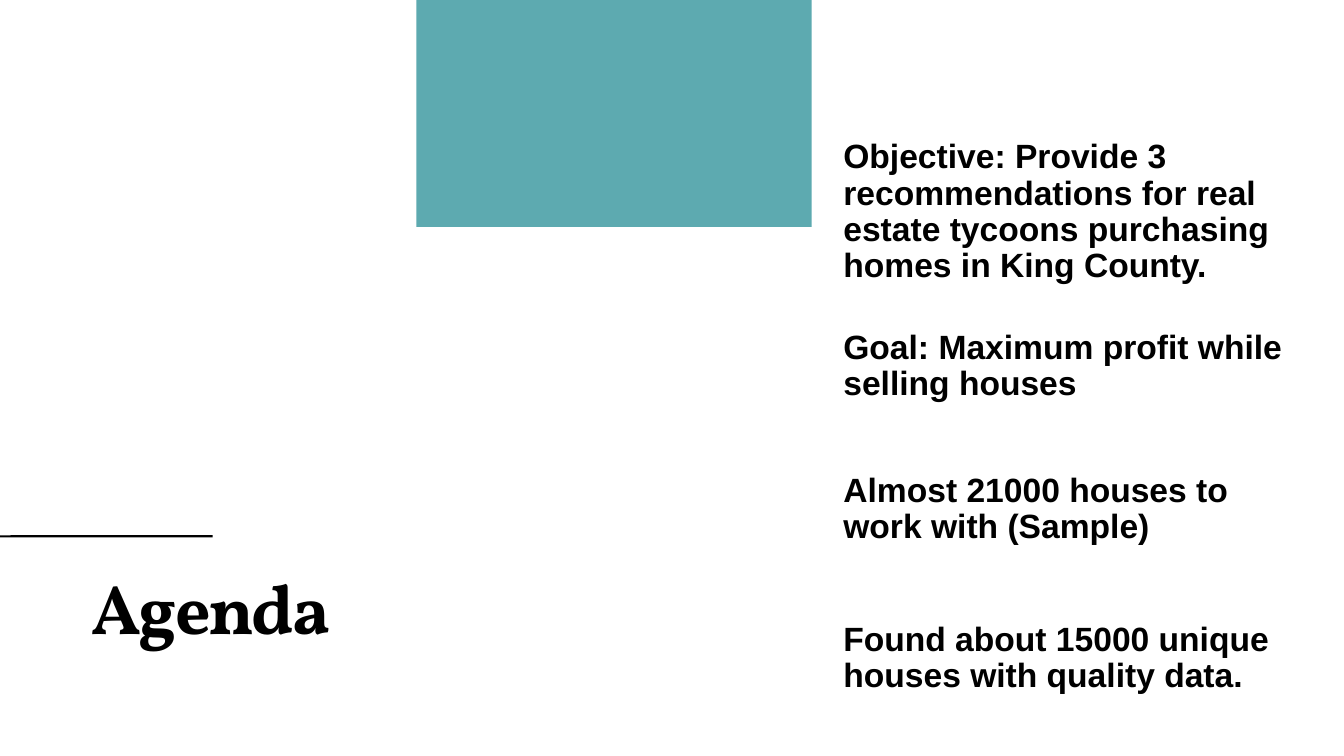
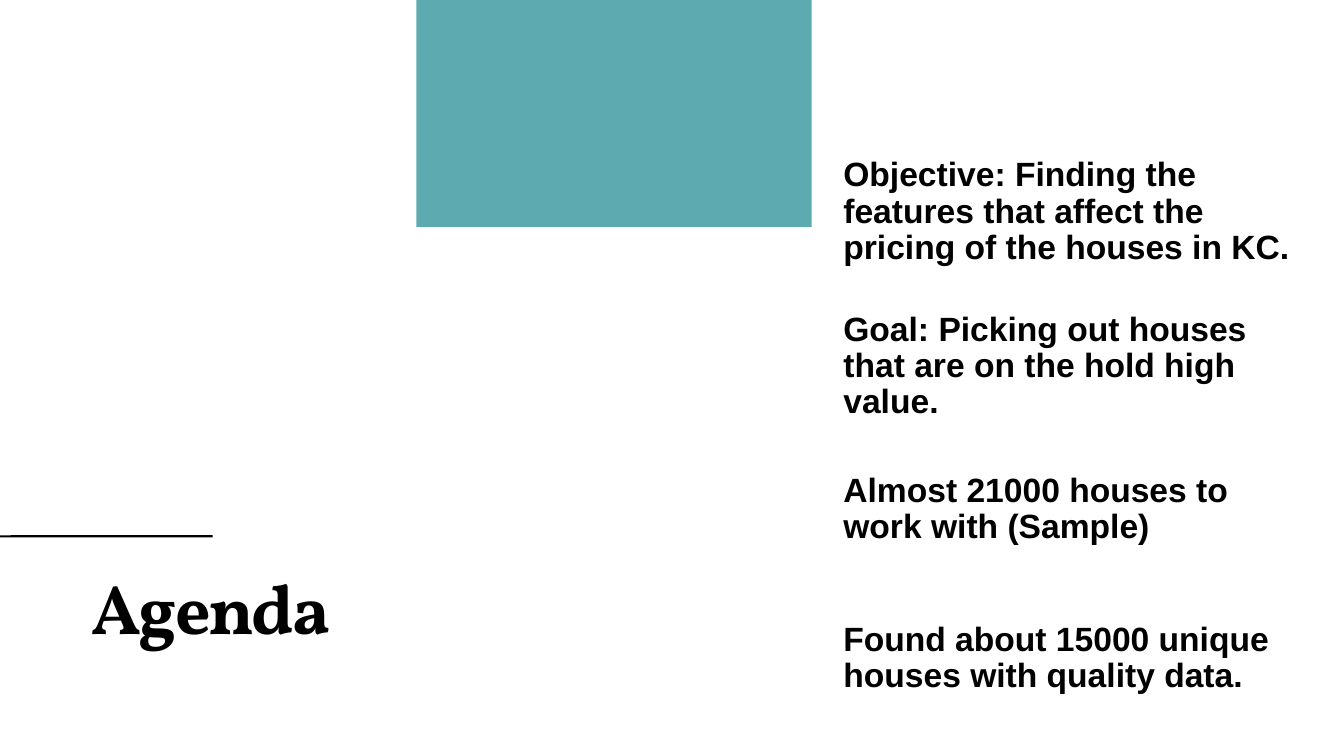
Before and after one commit to vinayakmodgil/dsc-phase-2-project, a slide deck: slide 2 of presentation.pptx. Drawn at 1344x756 pixels with LibreOffice and Linux fonts; fonts in the diff are those of the drawing. Boxes give left, top, right and bottom in pixels: in the first picture for what was removed or moved away, otherwise in the second. Text is boxed around its words. In the diff, an @@ line names an element or a change of style, - is before the commit and + after.

```diff
--- a/presentation.pptx
+++ b/presentation.pptx
@@ text at (x1=843, y1=161, x2=1289, y2=266): text changed @@
-Objective: Provide 3 recommendations for real estate tycoons purchasing homes in King County.
+Objective: Finding the features that affect the pricing of the houses in KC.
@@ text at (x1=843, y1=316, x2=1247, y2=414): text changed @@
-Goal: Maximum profit while selling houses
+Goal: Picking out houses that are on the hold high value.
```
Also in this commit, not shown: 4 other slides changed.
